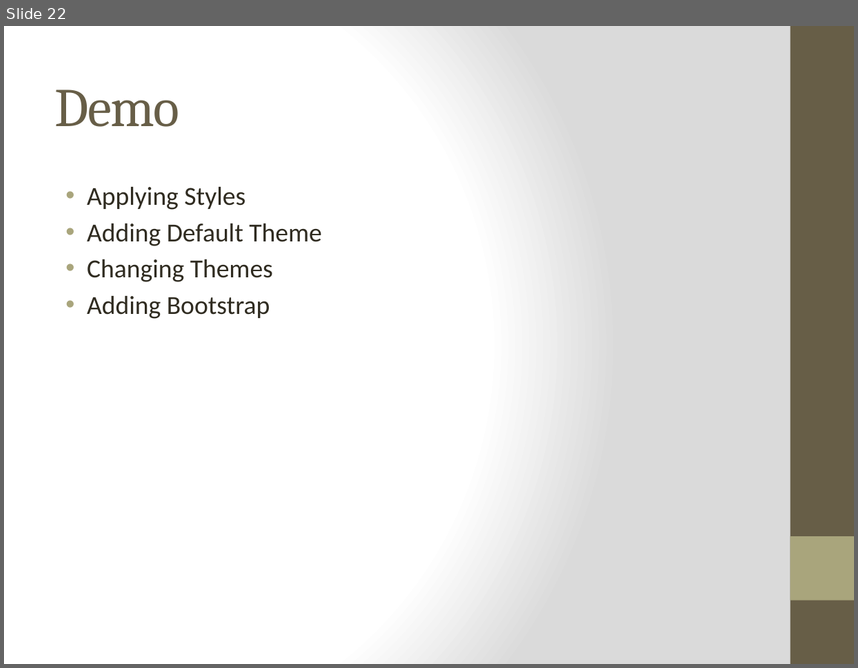
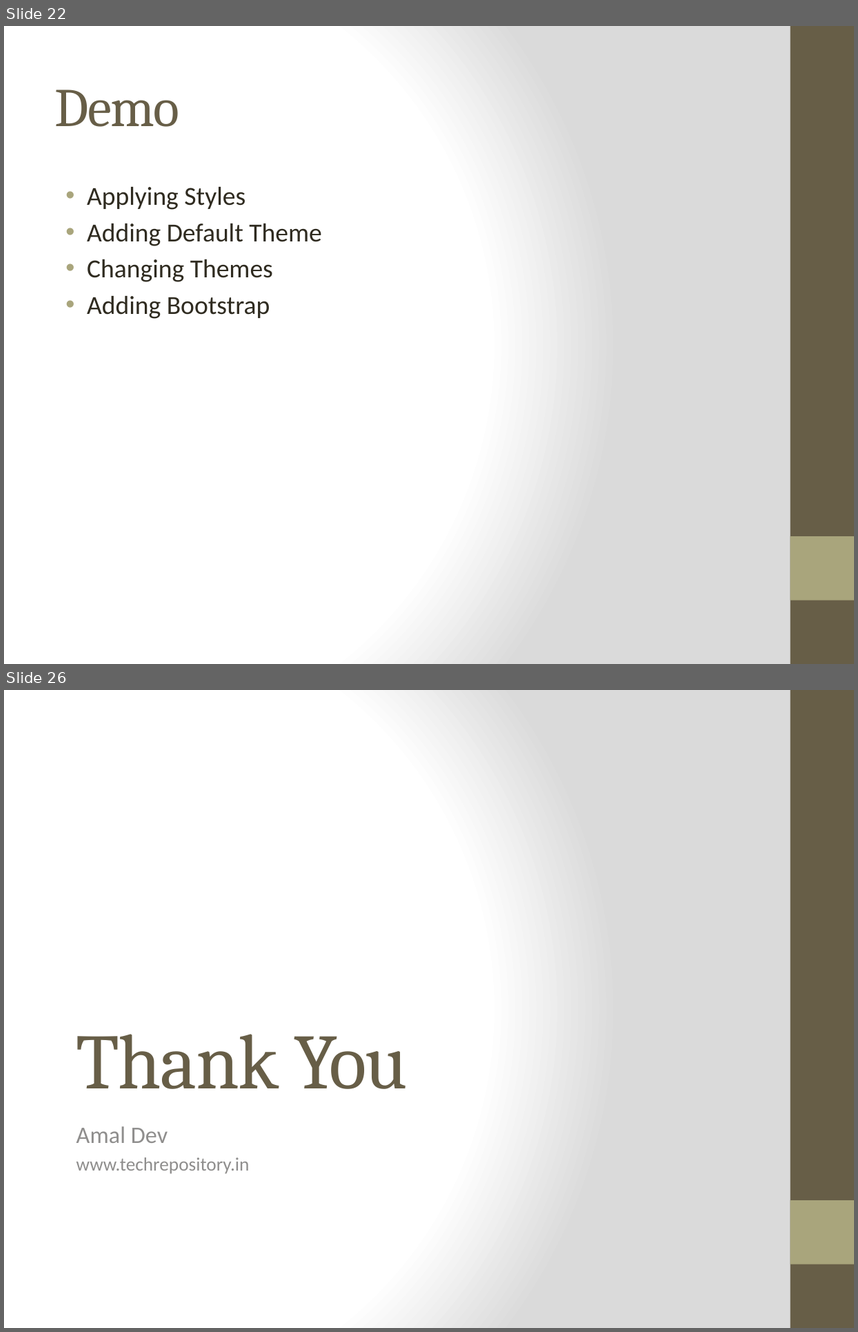
Before and after one commit to amaldevv/kendo-ui, a slide deck: Mar/kendo-ui/src/day 1/Kendo UI - Day 1.pptx. Shown one above the other, each under a label of ours: slide 22 before the commit, slides 22 and 26 after it; the slides between them are not shown. The pictures are 858x668 and 858x1332 pixels, drawn with LibreOffice and Linux fonts; fonts in the diff are those of the drawing. Boxes give left, top, right and bottom in pixels: in the first picture for what was removed or moved away, otherwise in the second. Text is boxed around its words. In the diff, an @@ line names an element or a change of style, - is before the commit and + after.

```diff
--- a/Mar/kendo-ui/src/day 1/Kendo UI - Day 1.pptx
+++ b/Mar/kendo-ui/src/day 1/Kendo UI - Day 1.pptx
@@ slide 26 added at (x1=4, y1=690, x2=854, y2=1328), background gradient #FFFFFF to #DADADA; not listed: 2 template elements that a slide beside it also shows @@
@@ title added at (x1=76, y1=1034, x2=408, y2=1089), 66 pt, text #675E47 @@
+Thank You
@@ subtitle added at (x1=76, y1=1126, x2=250, y2=1174), 16 pt, text #8F8F8D @@
+Amal Dev
+www.techrepository.in
```
Also in this commit, not shown: 6 slides changed, 3 other slides added, 9 other files.
